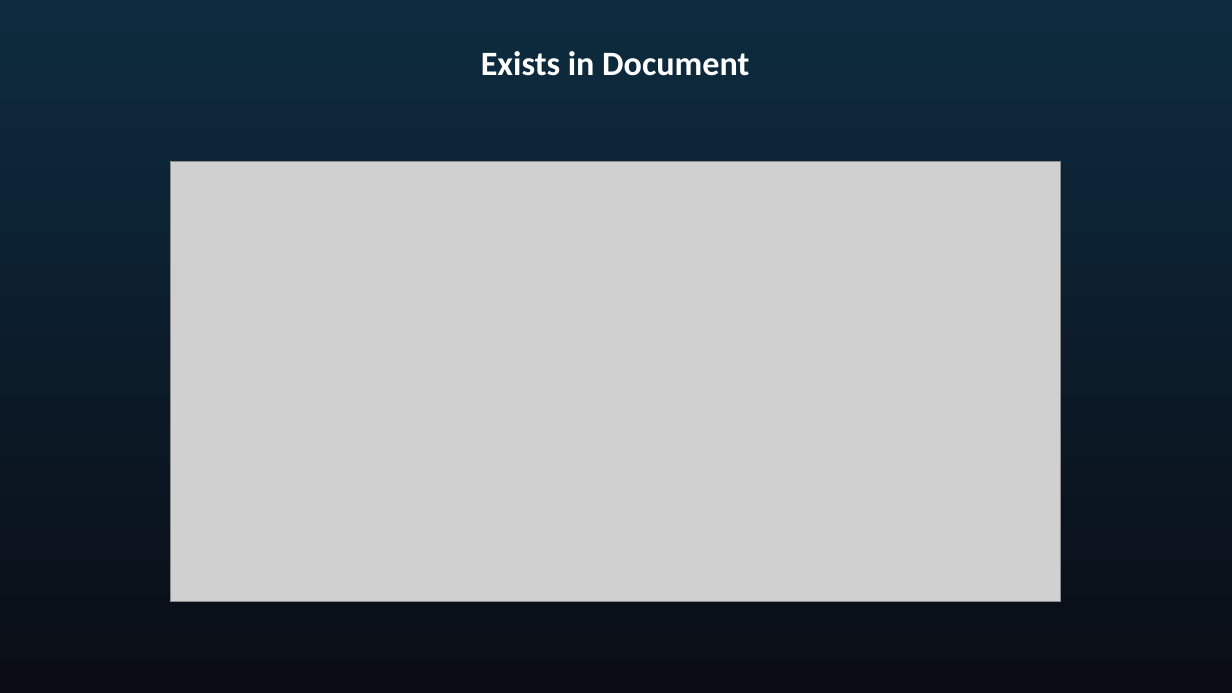
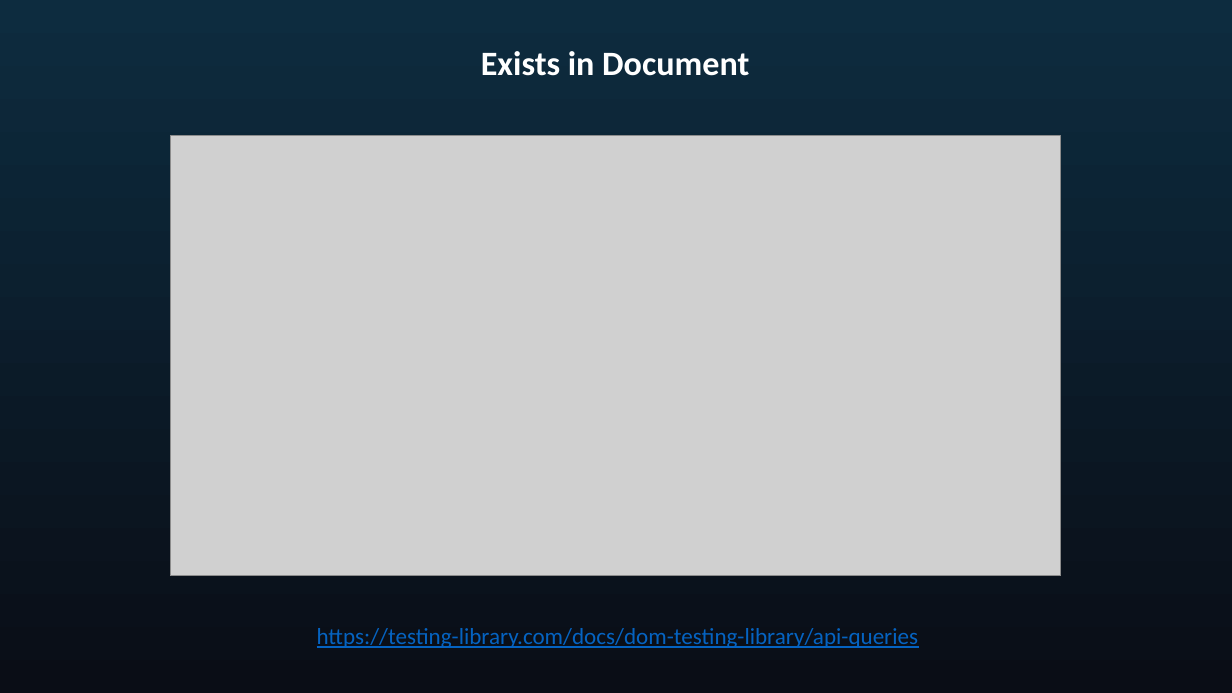
Before and after one commit to seblechernet/PowerPoint-Decks, a slide deck: slide 6 of 07 Testing with Jest.pptx. Drawn at 1232x693 pixels with LibreOffice and Linux fonts; fonts in the diff are those of the drawing; grey boxes stand for pictures. Boxes give left, top, right and bottom in pixels: in the first picture for what was removed or moved away, otherwise in the second. Text is boxed around its words. In the diff, an @@ line names an element or a change of style, - is before the commit and + after.

Commit message:
testing updates

```diff
--- a/07 Testing with Jest.pptx
+++ b/07 Testing with Jest.pptx
@@ picture: place and size @@
-picture at [170,162,1061,602]
+picture at [170,136,1061,576]
@@ text added at [317,628,919,648], 18 pt, text #0563C1, underline @@
+https://testing-library.com/docs/dom-testing-library/api-queries
```
Also in this commit, not shown: 2 other slides changed.
